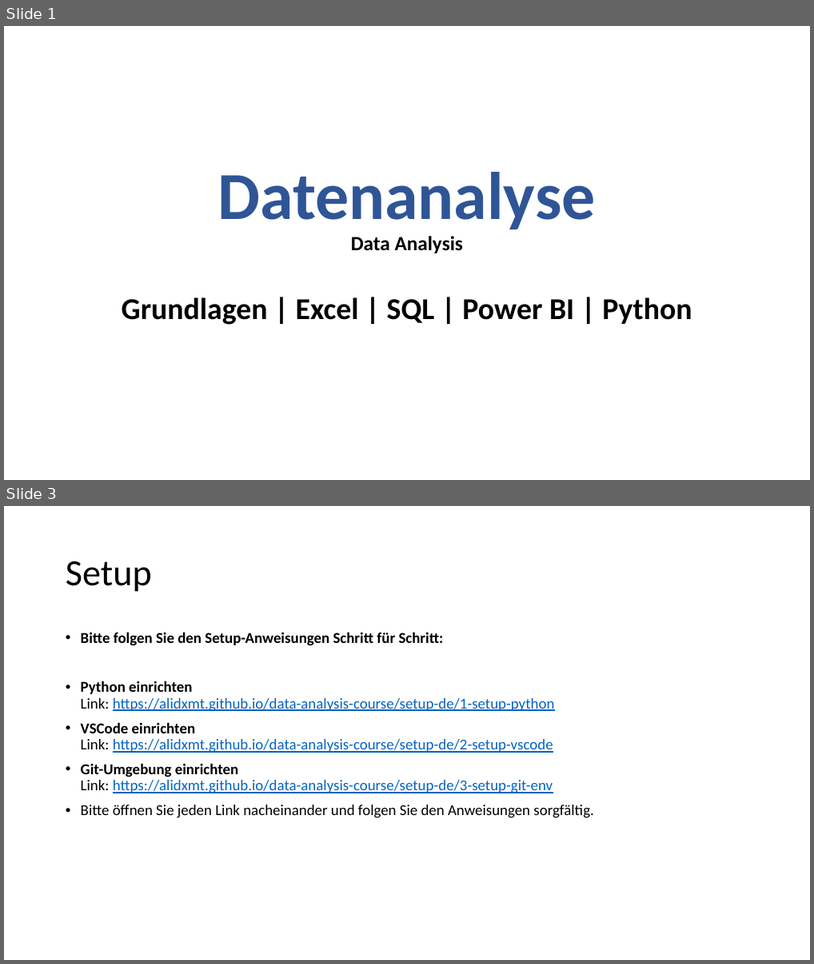
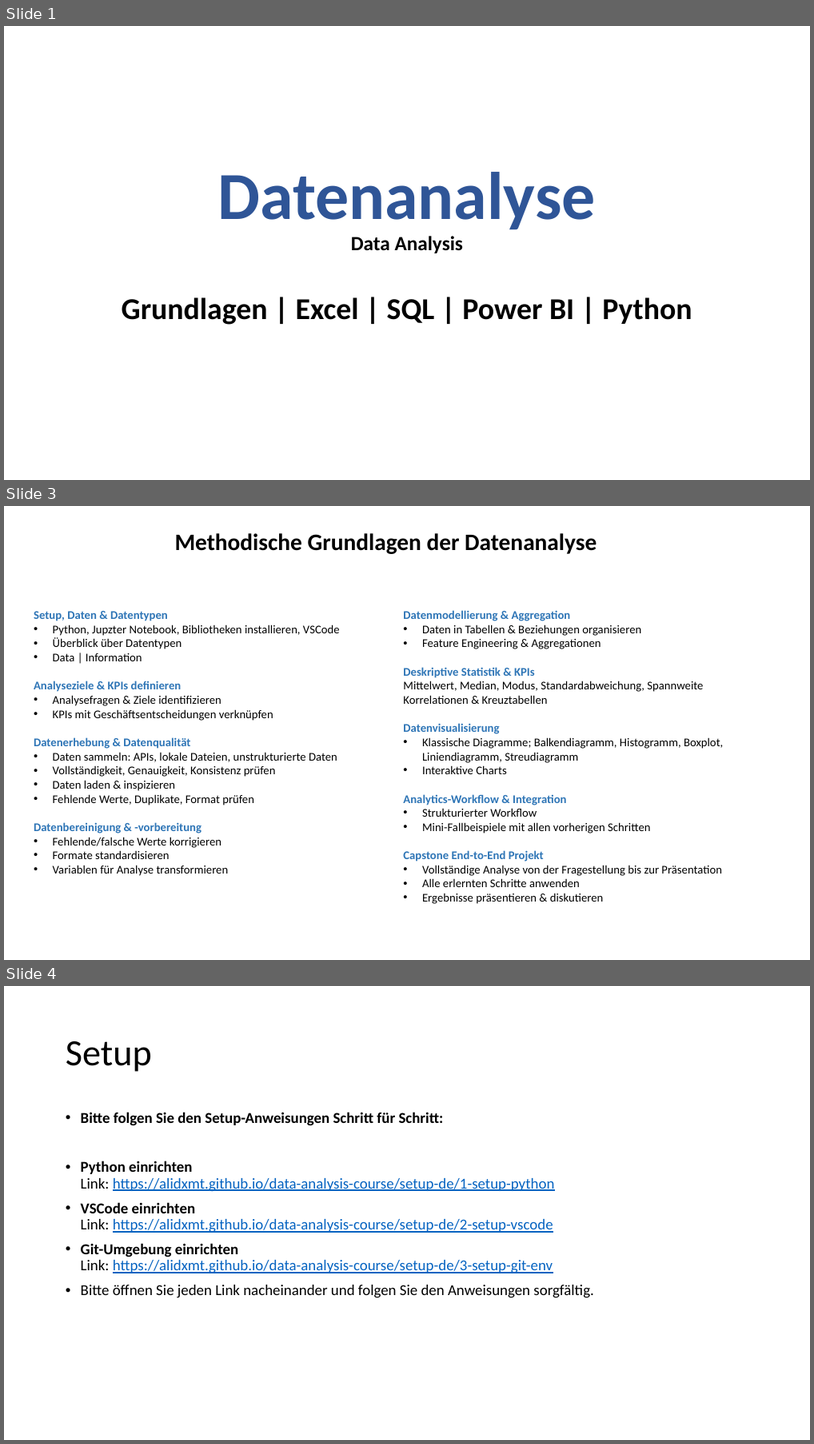
Before and after one commit to alidxmt/data-analysis-course, a slide deck: setup-de/Datenanalyse.pptx. Shown one above the other, each under a label of ours: slides 1 and 3 before the commit, slides 1, 3 and 4 after it; the slides between them are not shown. The pictures are 814x964 and 814x1444 pixels, drawn with LibreOffice and Linux fonts; fonts in the diff are those of the drawing. Boxes give left, top, right and bottom in pixels: in the first picture for what was removed or moved away, otherwise in the second. Text is boxed around its words. In the diff, an @@ line names an element or a change of style, - is before the commit and + after.

```diff
--- a/setup-de/Datenanalyse.pptx
+++ b/setup-de/Datenanalyse.pptx
@@ slide 3 added at [4,506,810,960], background #FFFFFF @@
@@ text added at [175,533,597,554], 28 pt, text #000000, bold @@
+Methodische Grundlagen der Datenanalyse
@@ text added at [34,611,340,876], 14 pt, text #000000 @@
+Setup, Daten & Datentypen
+• Python, Jupzter Notebook, Bibliotheken installieren, VSCode
+• Überblick über Datentypen
+• Data | Information
+Analyseziele & KPIs definieren
+• Analysefragen & Ziele identifizieren
+• KPIs mit Geschäftsentscheidungen verknüpfen
+Datenerhebung & Datenqualität
+• Daten sammeln: APIs, lokale Dateien, unstrukturierte Daten
+• Vollständigkeit, Genauigkeit, Konsistenz prüfen
+• Daten laden & inspizieren
+• Fehlende Werte, Duplikate, Format prüfen
+Datenbereinigung & -vorbereitung
+• Fehlende/falsche Werte korrigieren
+• Formate standardisieren
+• Variablen für Analyse transformieren
@@ text added at [403,610,723,904], 14 pt, text #000000 @@
+Datenmodellierung & Aggregation
+• Daten in Tabellen & Beziehungen organisieren
+• Feature Engineering & Aggregationen
+Deskriptive Statistik & KPIs
+Mittelwert, Median, Modus, Standardabweichung, Spannweite
+Korrelationen & Kreuztabellen
+Datenvisualisierung
+• Klassische Diagramme; Balkendiagramm, Histogramm, Boxplot, Liniendiagramm, Streudiagramm
+• Interaktive Charts
+Analytics-Workflow & Integration
+• Strukturierter Workflow
+• Mini-Fallbeispiele mit allen vorherigen Schritten
+Capstone End-to-End Projekt
+• Vollständige Analyse von der Fragestellung bis zur Präsentation
+• Alle erlernten Schritte anwenden
+• Ergebnisse präsentieren & diskutieren
@@ what was slide 3 is now slide 4 @@
```
Also in this commit, not shown: 1 other slide added, 1 slide removed, 2 other files.
